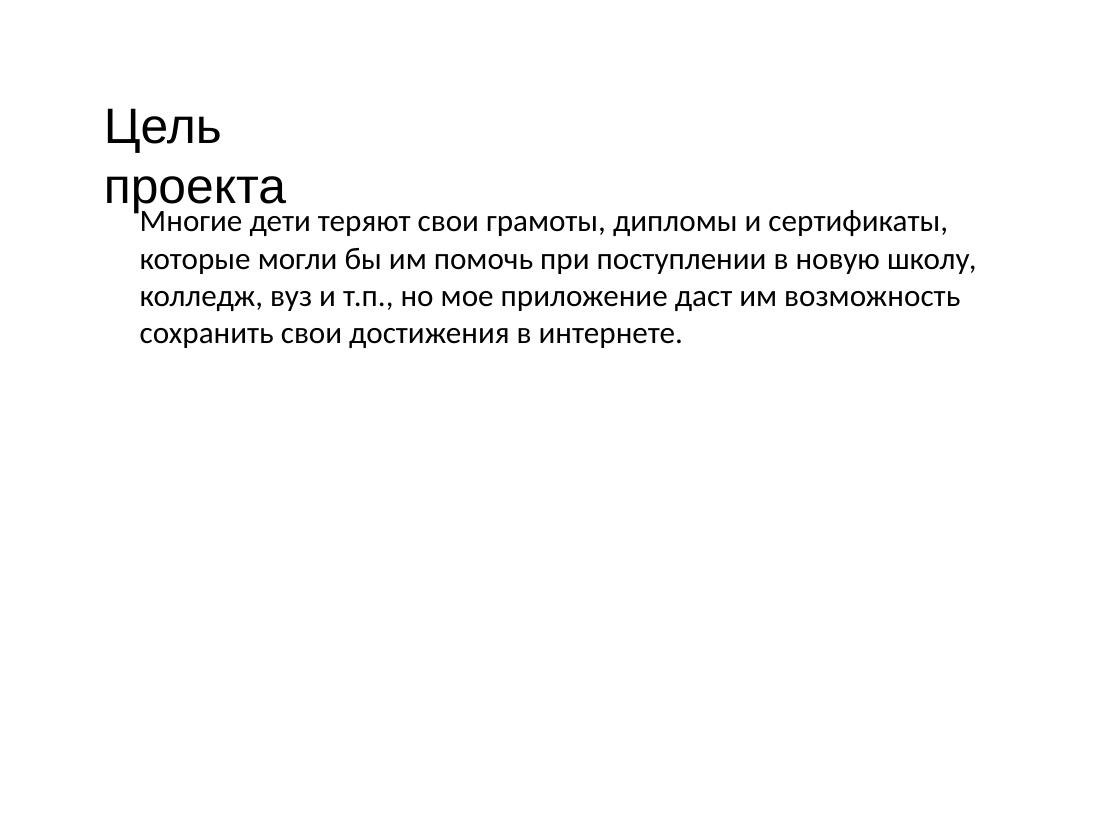
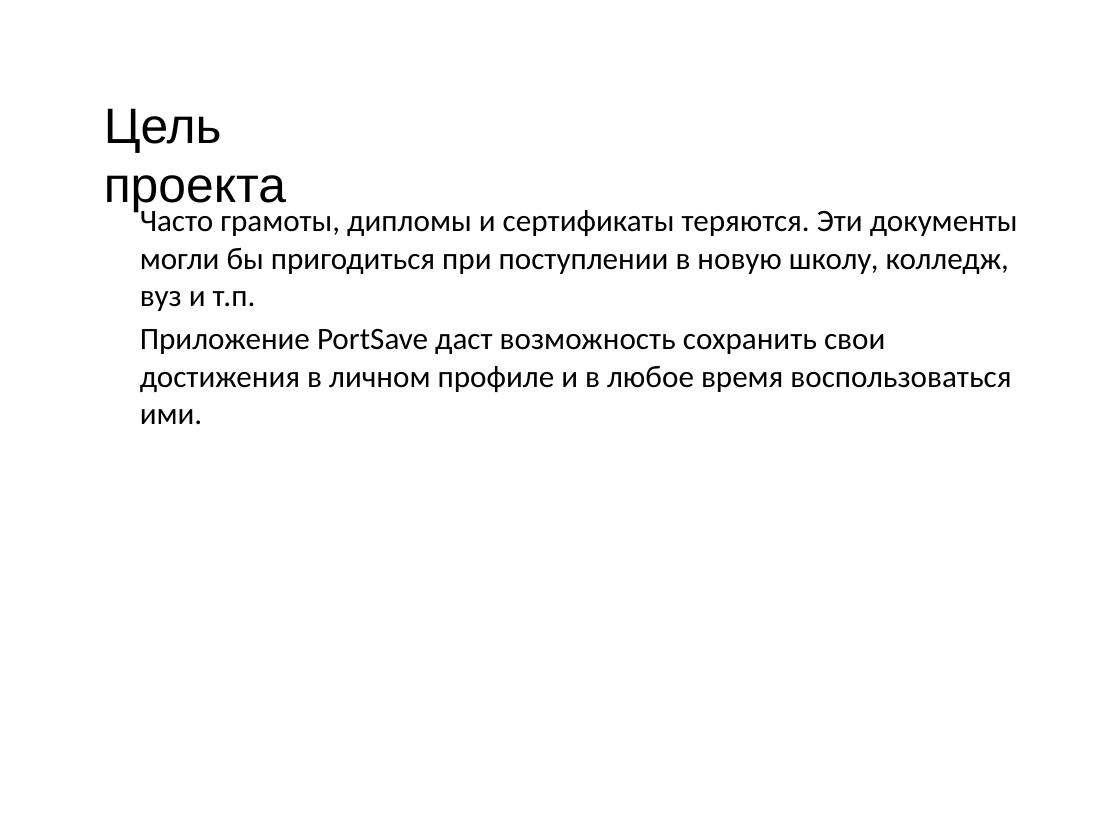
Before and after one commit to OCCCAS/Yandex, a slide deck: slide 3 of resources/PortSave.pptx. Drawn at 1120x840 pixels with LibreOffice and Linux fonts; fonts in the diff are those of the drawing; background and template pictures are left out. Boxes give left, top, right and bottom in pixels: in the first picture for what was removed or moved away, otherwise in the second. Text is boxed around its words. In the diff, an @@ line names an element or a change of style, - is before the commit and + after.

```diff
--- a/resources/PortSave.pptx
+++ b/resources/PortSave.pptx
@@ text at bbox=[140, 210, 1018, 424]: text changed @@
-Многие дети теряют свои грамоты, дипломы и сертификаты, которые могли бы им помочь при поступлении в новую школу, колледж, вуз и т.п., но мое приложение даст им возможность сохранить свои достижения в интернете.
+Часто грамоты, дипломы и сертификаты теряются. Эти документы могли бы пригодиться при поступлении в новую школу, колледж, вуз и т.п.
+Приложение PortSave даст возможность сохранить свои достижения в личном профиле и в любое время воспользоваться ими.
```
Also in this commit, not shown: 4 other slides changed, 8 other files.
